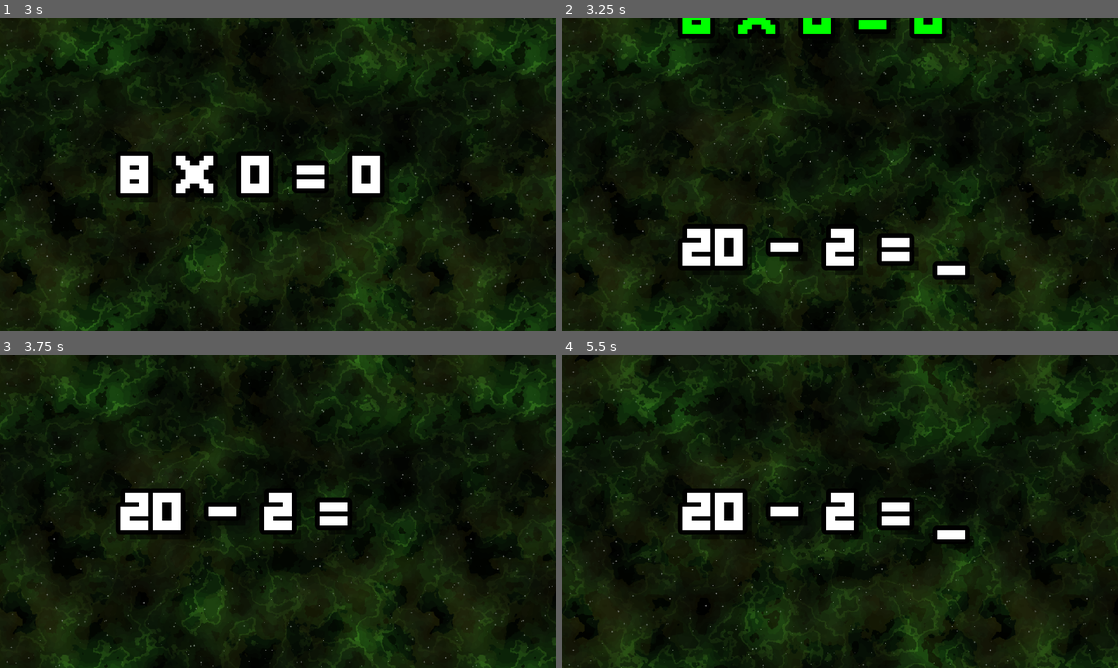
Above: before the commit, frames 1-4 (two rows, left to right).
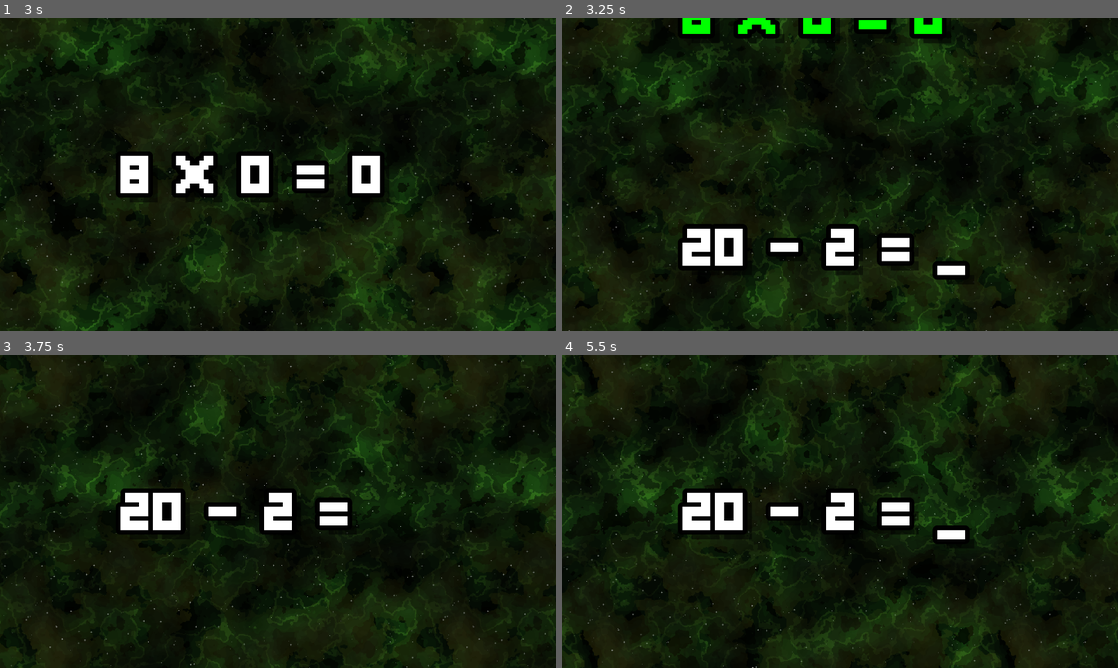
Above: after the commit, the same moments.

Repository: Blueman3612/Space-Math
Game: Godot game, scene res://scenes/main.tscn
Two runs of this game, one before a commit and one after it. Both use one fixed random seed, a clock stepped at 60 frames per second and the inputs below.
Inputs:
- Up to frame 1 (3 s): tap Enter (Submit) at 0.5, 0.6, 1.35, 2.3 s; hold Backspace (Backspace) 1.28-2.03 s; tap R at 2.1 s; tap 0 at 2.85 s
- Up to frame 2 (3.25 s): tap Enter (Submit) at 3.05 s
- Up to frame 3 (3.75 s): hold Backspace (Backspace) from 3.53 s (still down); tap 9 at 3.6 s
- Up to frame 4 (5.5 s): keep holding Backspace (Backspace); tap Enter (Submit) at 3.8, 4.35, 5.1 s

Frame 1 is identical in both runs. In frame 2, 15% of the frame differs, in the area x 0-100%, y 0-100%; in frame 3, 20%; in frame 4, 21%.

Commit message:
Add scroll speed boost functionality to space background and main script
- Introduced a new variable for scroll speed boost multiplier in main.gd.
- Implemented a method in space_background.gd to boost scroll speed temporarily and return to base speed smoothly.
- Updated scroll speed handling to use a current scroll speed variable for better control and performance.

Diff:
--- a/scripts/main.gd
+++ b/scripts/main.gd
@@ -10,6 +10,7 @@
 var animation_duration = 0.5  # Duration for label animations in seconds
 var transition_delay = 0.1  # Delay before generating new question
 var backspace_hold_time = 0.12  # Time to hold backspace before it repeats
+var scroll_boost_multiplier = 80.0  # How much to boost background scroll speed on submission
 
 # Position variables
 var primary_position = Vector2(416, 476)  # Main problem position
@@ -179,6 +180,11 @@
 	# Wait to show the color feedback (if transition_delay > 0)
 	if transition_delay > 0.0:
 		await get_tree().create_timer(transition_delay).timeout
+
+	# Trigger scroll speed boost effect after transition delay
+	var space_bg = get_node("BackgroundLayer/SpaceBackground")
+	if space_bg and space_bg.has_method("boost_scroll_speed"):
+		space_bg.boost_scroll_speed(scroll_boost_multiplier, animation_duration * 2.0)
 
 	# Move current label up and off screen (fire and forget)
 	if current_problem_label:
--- a/scripts/space_background.gd
+++ b/scripts/space_background.gd
@@ -2,7 +2,9 @@
 
 # Real Space Generator with cosmic_kale preset - using core SpaceGenerator class
 @export var background_resolution: Vector2i = Vector2i(720, 480)  # Lower resolution for better performance
-@export var scroll_speed: float = 1.0  # Global scroll speed multiplier
+@export var base_scroll_speed: float = 1.0  # Base scroll speed multiplier
+var current_scroll_speed: float = 1.0  # Current active scroll speed
+var scroll_tween: Tween  # Tween for smooth scroll speed transitions
 
 # Preload all required classes
 const SpaceGeneratorClass = preload("res://addons/Space Generator/SpaceGenerator/space_generator.gd")
@@ -45,6 +47,9 @@
 	# Set resolution
 	space_generator.export_resolution = background_resolution
 	print("SpaceGenerator setup complete, loading preset...")
+
+	# Initialize current scroll speed to base speed
+	current_scroll_speed = base_scroll_speed
 
 	# Load and apply the cosmic kale preset asynchronously
 	load_cosmic_kale_preset_async()
@@ -109,19 +114,40 @@
 
 	print("✨ Seed randomization complete!")
 
-func set_scroll_speed(new_speed: float):
-	# Update the global scroll speed multiplier
-	scroll_speed = new_speed
+func set_base_scroll_speed(new_base_speed: float):
+	# Update the base scroll speed multiplier
+	base_scroll_speed = new_base_speed
+	current_scroll_speed = new_base_speed
+	apply_scroll_speed()
+
+func boost_scroll_speed(multiplier: float, duration: float):
+	# Instantly boost scroll speed, then smoothly return to base over duration
+	var target_speed = base_scroll_speed * multiplier
+	current_scroll_speed = target_speed
+	apply_scroll_speed()
+
+	# Create tween to smoothly return to base speed
+	if scroll_tween:
+		scroll_tween.kill()
+
+	scroll_tween = create_tween()
+	scroll_tween.set_ease(Tween.EASE_OUT)
+	scroll_tween.set_trans(Tween.TRANS_EXPO)
+	scroll_tween.tween_method(update_scroll_speed, target_speed, base_scroll_speed, duration)
+
+func update_scroll_speed(speed: float):
+	# Called by tween to update scroll speed smoothly
+	current_scroll_speed = speed
 	apply_scroll_speed()
 
 func apply_scroll_speed():
-	# Apply the scroll speed multiplier to all layers using their original preset speeds
+	# Apply the current scroll speed multiplier to all layers using their original preset speeds
 	if space_generator:
 		for layer in space_generator.layers:
 			if layer.has_method("set_speed"):
-				# Get the original speed from the cosmic_kale preset and multiply by our global multiplier
+				# Get the original speed from the cosmic_kale preset and multiply by current multiplier
 				var original_speed = get_original_layer_speed(layer.title)
-				var final_speed = original_speed * scroll_speed
+				var final_speed = original_speed * current_scroll_speed
 				layer.set_speed(final_speed)
 
 func get_original_layer_speed(layer_title: String) -> float:
